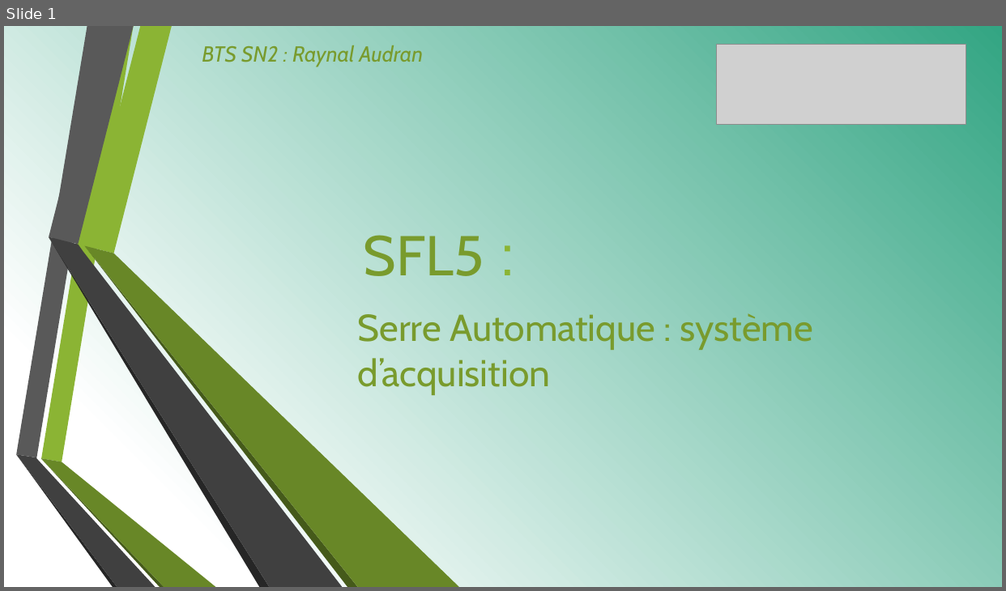
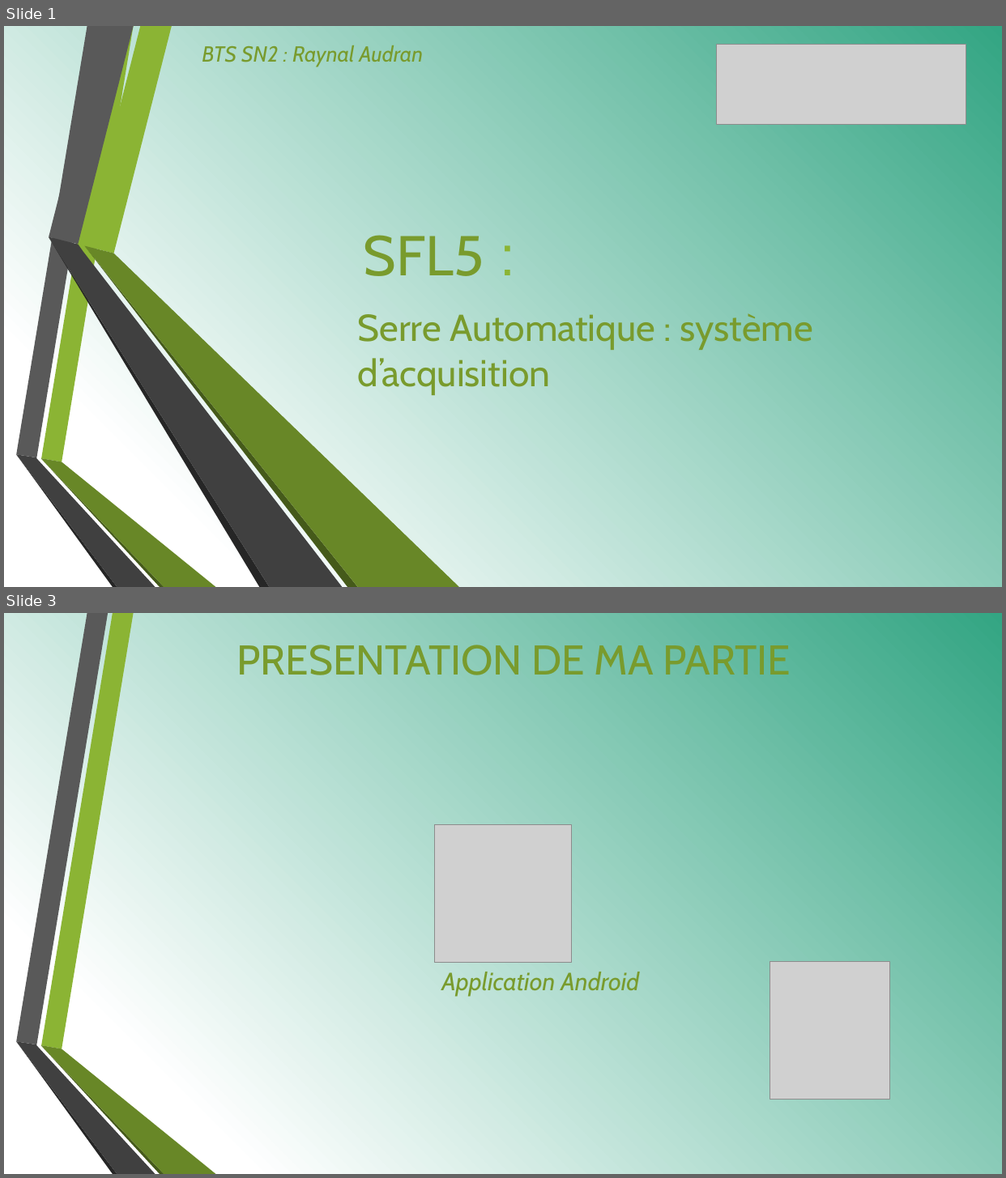
Before and after one commit to lucasminaud/projet_sfl5_serre_automatique, a slide deck: Partie personnelle Audran RAYNAL/1ERE REVUE.pptx. Shown one above the other, each under a label of ours: slide 1 before the commit, slides 1 and 3 after it; the slides between them are not shown. The pictures are 1006x591 and 1006x1178 pixels, drawn with LibreOffice and Linux fonts; fonts in the diff are those of the drawing; grey boxes stand for pictures. Boxes give left, top, right and bottom in pixels: in the first picture for what was removed or moved away, otherwise in the second. Text is boxed around its words. In the diff, an @@ line names an element or a change of style, - is before the commit and + after.

```diff
--- a/Partie personnelle Audran RAYNAL/1ERE REVUE.pptx
+++ b/Partie personnelle Audran RAYNAL/1ERE REVUE.pptx
@@ slide 3 added at (4,613,1002,1174), background gradient #FFFFFF to #33A583; not listed: 6 template elements that a slide beside it also shows @@
@@ text added at (237,645,791,675), 40 pt, text #799B2D @@
+PRESENTATION DE MA PARTIE
@@ picture added at (434,825,572,963) @@
@@ text added at (441,972,639,996), 24 pt, text #799B2D, italic @@
+Application Android
@@ picture added at (769,962,890,1100) @@
```
Also in this commit, not shown: 1 slide changed, 1 slide removed, 5 other files.
